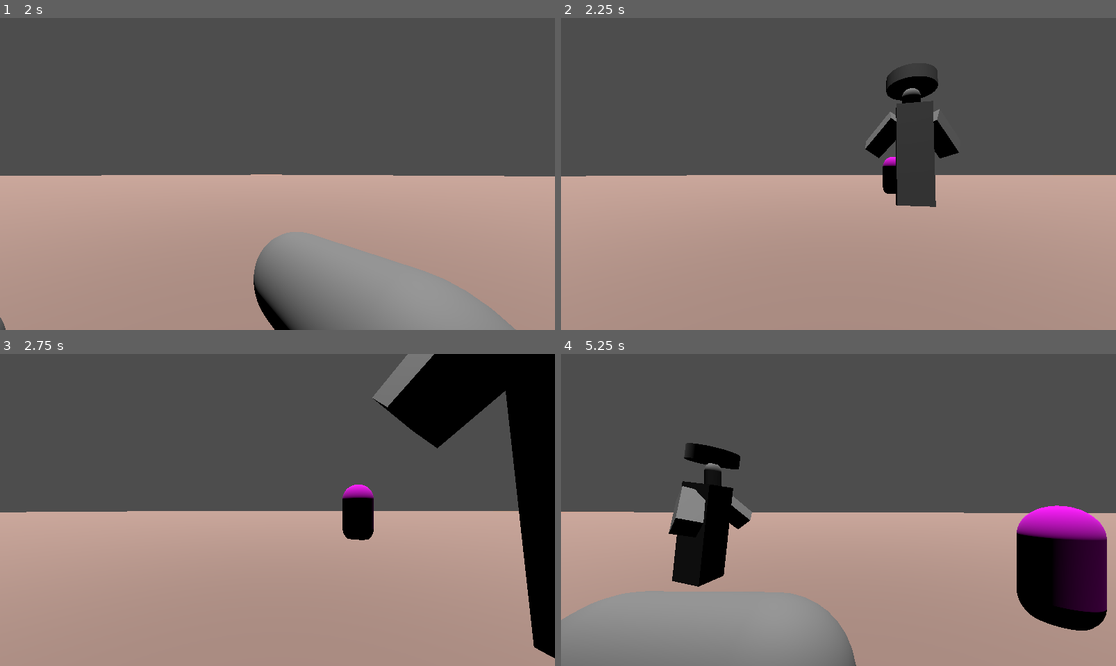
Above: before the commit, frames 1-4 (two rows, left to right).
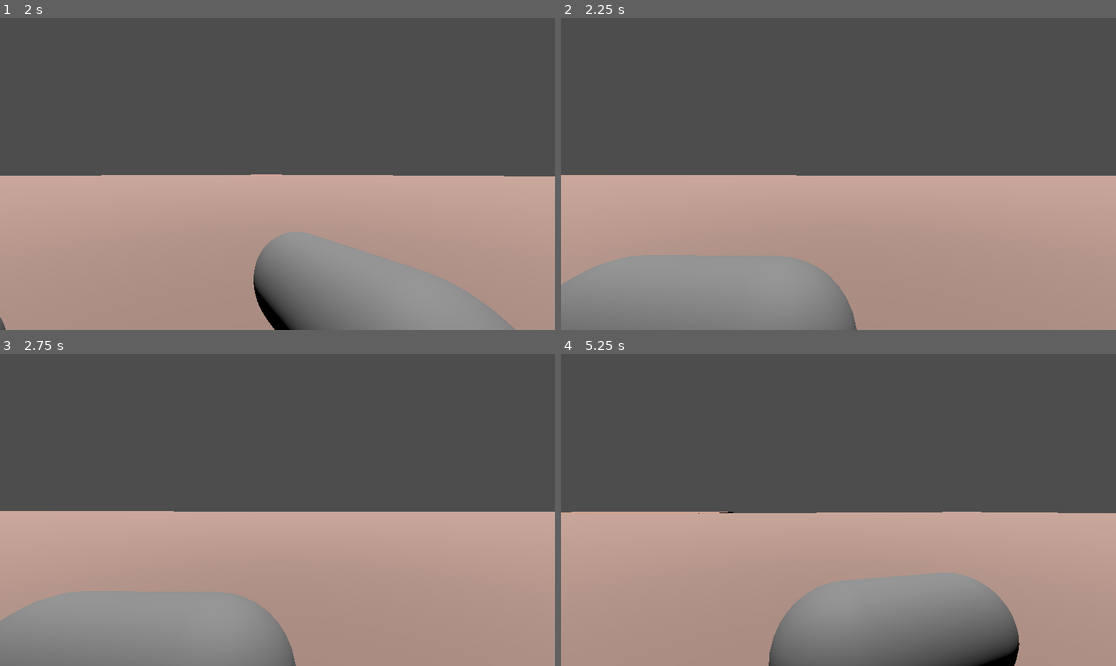
Above: after the commit, the same moments.

Repository: StudioXPEtudiant/-25-26.QC.S.S2_Escape-Night
Game: Godot game, scene res://Laboratoir(scène).tscn
The game is run twice, just before and just after one commit, with the same random seed, the same clock (stepped at 60 frames per second) and the same inputs.
Inputs (mouse positions are in pixels of both pictures, inside the frame that each line leads up to):
- Up to frame 1 (2 s): tap Enter at 0.5 s; move the mouse to (305, 174) at 0.52 s; hold C (Accroupir) 0.53-1.28 s; hold Up (Avance) from 0.53 s (still down); tap Space (Saut) at 0.77, 1.25, 1.52 s; move the mouse to (249, 174) at 1.27 s; tap Down (Recule) at 1.35 s
- Up to frame 2 (2.25 s): keep holding Up (Avance); tap Enter at 2 s; move the mouse to (849, 167) at 2.02 s; hold Shift (Sprint) from 2.03 s (still down)
- Up to frame 3 (2.75 s): keep holding Up (Avance); keep holding Shift (Sprint)
- Up to frame 4 (5.25 s): keep holding Up (Avance); tap Space (Saut) at 2.75, 3.02, 3.77, 4.52, 5 s; move the mouse to (832, 516) at 2.77 s; release Shift (Sprint) at 2.78 s; tap C (Accroupir) at 2.85 s; tap Enter at 3.5 s; move the mouse to (877, 513) at 3.52 s; tap Down (Recule) at 3.6 s; move the mouse to (794, 506) at 4.27 s; tap Shift (Sprint) at 4.35 s; move the mouse to (844, 510) at 5.02 s; hold C (Accroupir) from 5.03 s (still down)

Frame 1 is identical in both runs. In frame 2, 14% of the frame differs, in the area x 0-100%, y 15-100%; in frame 3, 23%; in frame 4, 28%, in the area x 0-99%, y 28-100%.
Error in both runs: Invalid assignment of property or key 'height' with value of type 'float' on a base object of type 'BoxShape3D'. (res://script/personnage_principal.gd:79)

Commit message:
Caméra meilleur?

Diff:
--- a/Gun.tscn
+++ b/Gun.tscn
@@ -1,6 +1,9 @@
-[gd_scene load_steps=2 format=3 uid="uid://c0kvsgxmf8uis"]
+[gd_scene load_steps=3 format=3 uid="uid://c0kvsgxmf8uis"]
 
 [sub_resource type="BoxMesh" id="BoxMesh_8654n"]
+
+[sub_resource type="SphereShape3D" id="SphereShape3D_8654n"]
+radius = 1.99997
 
 [node name="Node3D" type="Node3D"]
 
@@ -15,3 +18,6 @@
 [node name="MeshInstance3D2" type="MeshInstance3D" parent="."]
 transform = Transform3D(0.0299916, 0, 0, 0, -0.00040081, 0.0299913, 0, -0.092973, -0.000129293, 0, 0.032, 0.047)
 mesh = SubResource("BoxMesh_8654n")
+
+[node name="CollisionShape3D" type="CollisionShape3D" parent="."]
+shape = SubResource("SphereShape3D_8654n")
--- a/Laboratoir(scène).tscn
+++ b/Laboratoir(scène).tscn
@@ -1,7 +1,8 @@
-[gd_scene load_steps=12 format=3 uid="uid://b6trjaryq1jyg"]
+[gd_scene load_steps=13 format=3 uid="uid://b6trjaryq1jyg"]
 
 [ext_resource type="PackedScene" uid="uid://c7mj3q8t54x6n" path="res://Monstre.tscn" id="1_dxf6b"]
 [ext_resource type="PackedScene" uid="uid://c3m58220ohf4b" path="res://node_3d.tscn" id="2_8lorh"]
+[ext_resource type="PackedScene" uid="uid://c0kvsgxmf8uis" path="res://Gun.tscn" id="3_755ep"]
 
 [sub_resource type="StandardMaterial3D" id="StandardMaterial3D_t4cqt"]
 albedo_color = Color(1, 0, 1, 1)
@@ -70,3 +71,6 @@
 
 [node name="MeshInstance3D" type="MeshInstance3D" parent="NavigationRegion3D/CSGBox3D"]
 mesh = SubResource("BoxMesh_e456h")
+
+[node name="Node3D" parent="." instance=ExtResource("3_755ep")]
+transform = Transform3D(1, 0, 0, 0, 1, 0, 0, 0, 1, 4.01941, 2.90574, -1.56973)
--- a/script/camera_3d.gd
+++ b/script/camera_3d.gd
@@ -1,25 +1,27 @@
 extends Camera3D
 
 var angle_cam = rotation_degrees.y
-# Called when the node enters the scene tree for the first time.
 
+#@export var sens_souris: float = 1e-2# sensibilité de la cam
 func _process(delta: float) -> void:
+	Input.get_last_mouse_velocity()
+	rotation.y = clamp(rotation.y, deg_to_rad(-80), deg_to_rad(80))
+	rotation.x = clamp(rotation.x, deg_to_rad(-80), deg_to_rad(80))
+
+func _input(event):
 	pass
 
-func _input(event):
+	#if event is InputEventMouseMotion and Input.get_mouse_mode() == Input.MOUSE_MODE_CAPTURED:
+		# Rotation horizontale (autour de Y)
+	#	rotation.y -= event.relative.x * sens_souris
+
+		# Rotation verticale (autour de X)
+		#rotation.x -= event.relative.y * sens_souris
+
+		# Limiter la rotation verticale pour éviter les retournements (ex: entre -80 et 80 degrés)
+	#	rotation.x = clamp(rotation.x, deg_to_rad(-80), deg_to_rad(80))
 
 
-	if event is InputEventMouseMotion and Input.get_mouse_mode() == Input.MOUSE_MODE_CAPTURED:
-		# Rotation horizontale (autour de Y)
-		rotation.y -= event.relative.x * sens_souris
-
-		# Rotation verticale (autour de X)
-		rotation.x -= event.relative.y * sens_souris
-
-		# Limiter la rotation verticale pour éviter les retournements (ex: entre -80 et 80 degrés)
-		rotation.x = clamp(rotation.x, deg_to_rad(-80), deg_to_rad(80))
-
-@export var sens_souris: float = 1e-511# sensibilité de la cam
 
 func _ready():
 	Input.set_mouse_mode(Input.MOUSE_MODE_CAPTURED) # Capture le curseur
